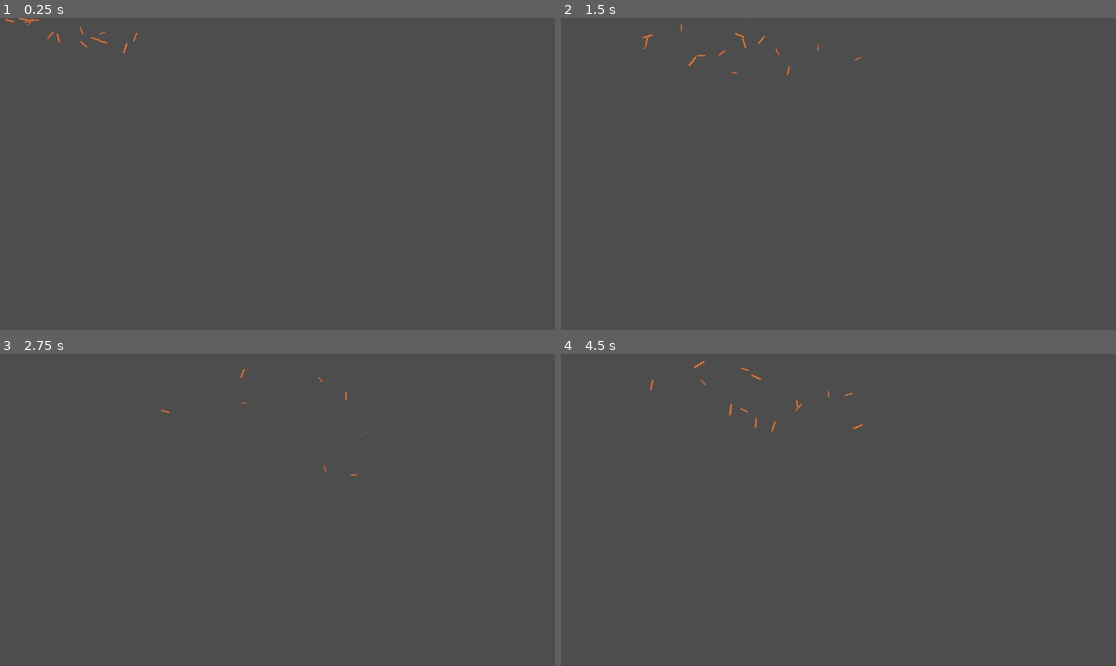
Above: before the commit, frames 1-4 (two rows, left to right).
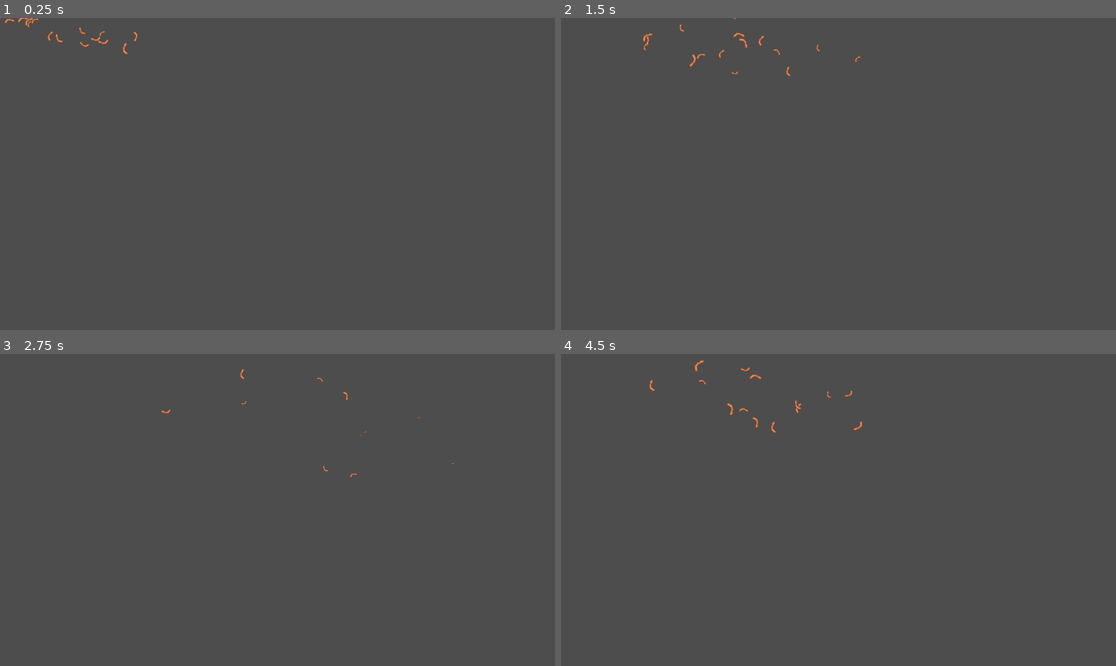
Above: after the commit, the same moments.

Repository: alanb33/20GamesGodot
Game: Godot game, scene res://scenes/FurShredderParticles.tscn
Two runs of this game, one before a commit and one after it. Both use one fixed random seed, a clock stepped at 60 frames per second and the inputs below. This scene is started directly instead of the project's main scene.
Inputs:
- Up to frame 1 (0.25 s): no input
- Up to frame 2 (1.5 s): hold Up (move_paddle_up) 0.53-1.28 s; hold Down (move_paddle_down) from 1.28 s (still down)
- Up to frame 3 (2.75 s): release Down (move_paddle_down) at 2.03 s; hold Up (move_paddle_up) from 2.03 s (still down)
- Up to frame 4 (4.5 s): release Up (move_paddle_up) at 3.53 s; hold Down (move_paddle_down) from 3.53 s (still down)

The runs differ from the first frame. In frame 1, 0.2% of the frame differs, in the area x 0-25%, y 0-12%; in frame 2, 0.2%; in frame 3, less than 0.1%; in frame 4, 0.3%, in the area x 15-55%, y 2-26%.

Commit message:
Use old 'cheeto' particle (more fun)

Diff:
--- a/01_pong/scenes/FurShredderParticles.tscn
+++ b/01_pong/scenes/FurShredderParticles.tscn
@@ -1,6 +1,6 @@
 [gd_scene load_steps=3 format=3 uid="uid://b8k5ikakreqep"]
 
-[ext_resource type="Texture2D" uid="uid://cax7fkgxruh5g" path="res://assets/OrangeFuzz2.png" id="1_wh2ce"]
+[ext_resource type="Texture2D" uid="uid://dibkg6orbf6ss" path="res://assets/OrangeFuzz.png" id="1_wh2ce"]
 
 [sub_resource type="Curve" id="Curve_k18rn"]
 _data = [Vector2(0, 1), 0.0, 0.0, 0, 0, Vector2(0.732955, 0), -7.14108, 0.0, 0, 0]
